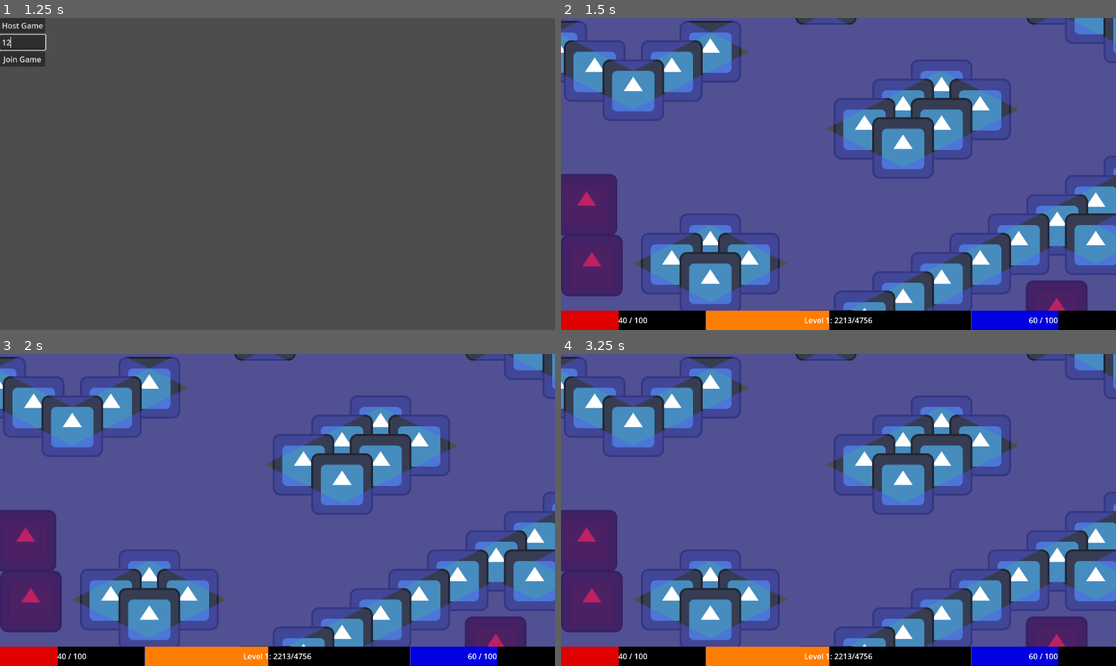
Above: before the commit, frames 1-4 (two rows, left to right).
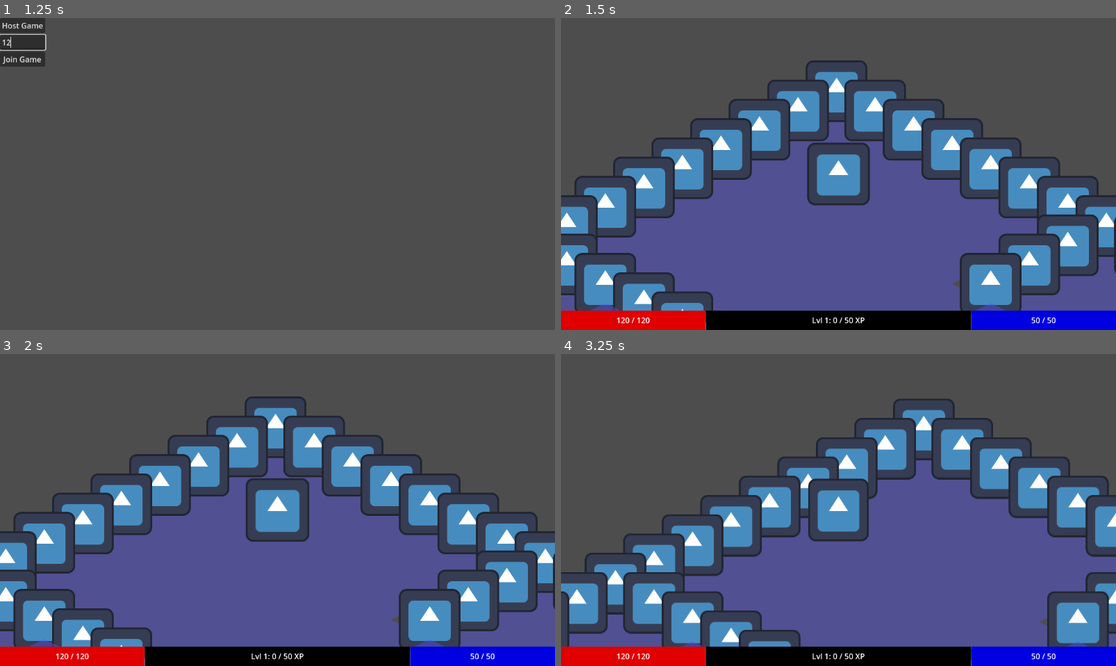
Above: after the commit, the same moments.

Repository: PietPadda/Godot_2D_ARPG
Game: Godot game, scene res://scenes/ui/main_menu.tscn
Same seed, same stepped clock (60 frames per second), same inputs: the game is played once before the commit and once after it. The engine's default icon, where the game draws it, is replaced by a stand-in: a white triangle on a blue panel in a dark square.
Inputs (mouse positions are in pixels of both pictures, inside the frame that each line leads up to):
- Up to frame 1 (1.25 s): click (22, 42) at 0.52 s; type "12" at 0.6 s
- Up to frame 2 (1.5 s): click "Host Game" at 1.25 s
- Up to frame 3 (2 s): no input
- Up to frame 4 (3.25 s): tap Enter at 2 s; move the mouse to (960, 494) at 2.02 s; hold E (interact) 2.03-2.78 s; click (960, 494) at 2.17 s; tap Space at 2.75 s; move the mouse to (727, 525) at 2.77 s; click (727, 525) at 2.85 s

Frame 1 is identical in both runs. In frame 2, 74% of the frame differs, in the area x 0-100%, y 0-100%; in frame 3, 74%; in frame 4, 76%.

Commit message:
fix(multiplayer): ensure host player spawns correctly by moving logic to level script

Diff:
--- a/scripts/core/network_manager.gd
+++ b/scripts/core/network_manager.gd
@@ -38,9 +38,6 @@
 
 	# Add the host player to the players dictionary directly.
 	players[1] = { "name": "Host Player" }
-
-	# Request the host's own spawn immediately.
-	player_spawn_requested.emit(1)
 
 # Call this to connect to a server at a given IP address.
 func join_game(ip_address: String):
--- a/scripts/levels/main.gd
+++ b/scripts/levels/main.gd
@@ -50,12 +50,11 @@
 	# Connect our listener FIRST, so we are ready to receive requests.
 	NetworkManager.player_spawn_requested.connect(_on_player_spawn_requested)
 
-	# REMOVE THIS LINE: This function is redundant and has been deleted.
-	# NetworkManager.spawn_existing_players()
-
 	# If we are the server, call a new function to spawn enemies for everyone.
 	if multiplayer.is_server():
-		_spawn_initial_enemies()
+		# The server is ready, so it spawns itself.
+		_on_player_spawn_requested(1)
+		_spawn_initial_enemies() # then enemies
 
 	# The server will listen for any enemy dying in its world.
 	EventBus.enemy_died.connect(_on_enemy_died)
